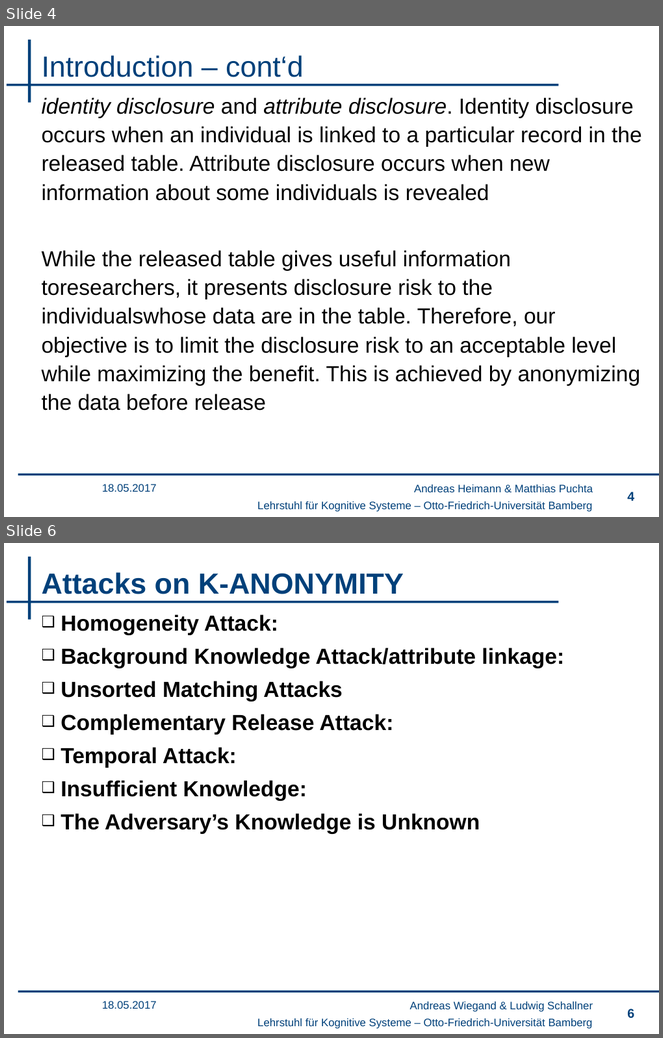
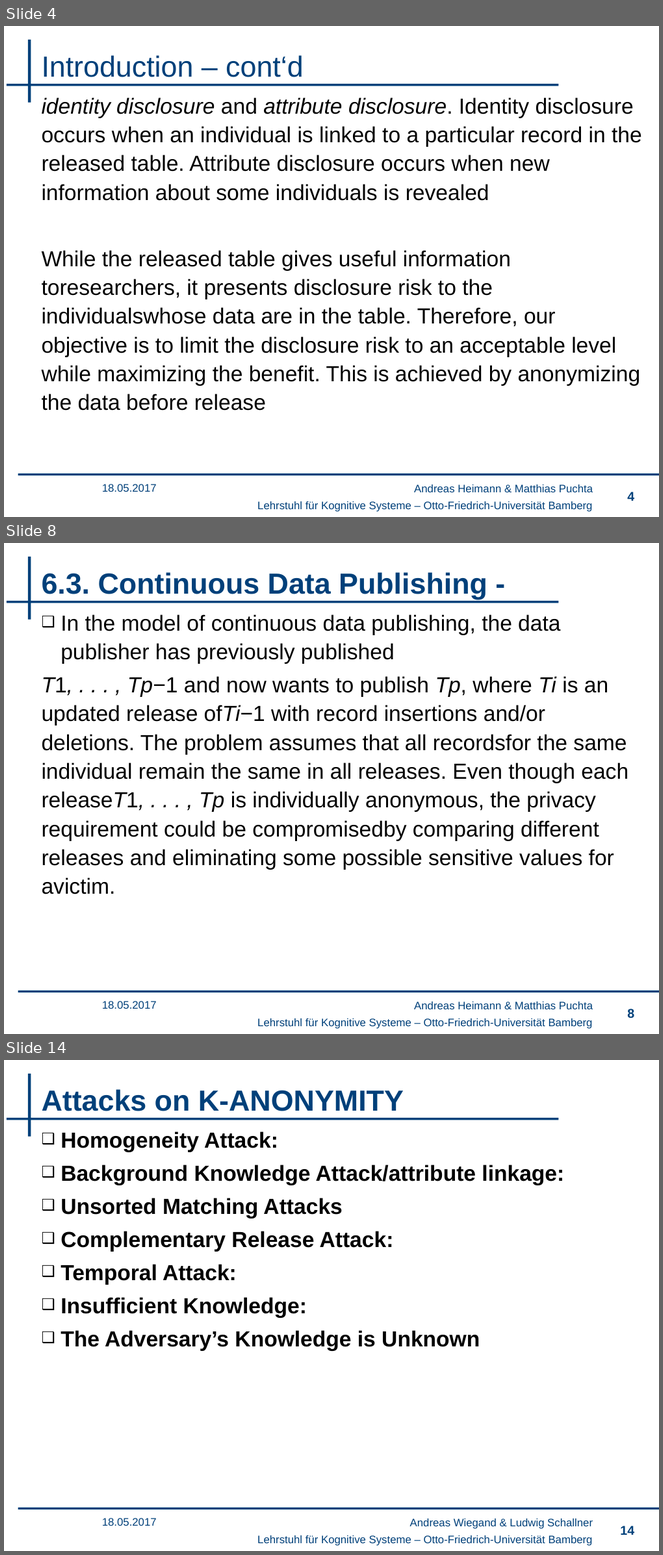
Before and after one commit to wsgan001/PSI-MSem, a slide deck: presentation/sicherheits.pptx. Shown one above the other, each under a label of ours: slides 4 and 6 before the commit, slides 4, 8 and 14 after it; the slides between them are not shown. The pictures are 663x1038 and 663x1555 pixels, drawn with LibreOffice and Linux fonts; fonts in the diff are those of the drawing; background and template pictures are left out. Boxes give left, top, right and bottom in pixels: in the first picture for what was removed or moved away, otherwise in the second. Text is boxed around its words. In the diff, an @@ line names an element or a change of style, - is before the commit and + after.

```diff
--- a/presentation/sicherheits.pptx
+++ b/presentation/sicherheits.pptx
@@ slide 8 added at box(4, 543, 659, 1034), background #FFFFFF; not listed: 4 template elements that a slide beside it also shows @@
@@ title added at box(42, 572, 488, 600), 32 pt, text #00407A, bold @@
+6.3. Continuous Data Publishing -
@@ text added at box(42, 615, 629, 895), 24 pt, text #000000 @@
+❑ In the model of continuous data publishing, the data publisher has previously published
+T1, . . . , Tp−1 and now wants to publish Tp, where Ti is an updated release ofTi−1 with record insertions and/or deletions. The problem assumes that all recordsfor the same individual remain the same in all releases. Even though each releaseT1, . . . , Tp is individually anonymous, the privacy requirement could be compromisedby comparing different releases and eliminating some possible sensitive values for avictim.
@@ text added at box(102, 1001, 157, 1009), 12 pt, text #00407A @@
+18.05.2017
@@ text added at box(414, 1002, 593, 1010), 12 pt, text #00407A @@
+Andreas Heimann & Matthias Puchta
@@ page number added at box(627, 1009, 634, 1018), 14 pt, text #00407A @@
+8
@@ what was slide 6 is now slide 14 @@
@@ page number at box(620, 1526, 634, 1535): text changed @@
-6
+14
```
Also in this commit, not shown: 3 slides changed, 8 other slides added.
